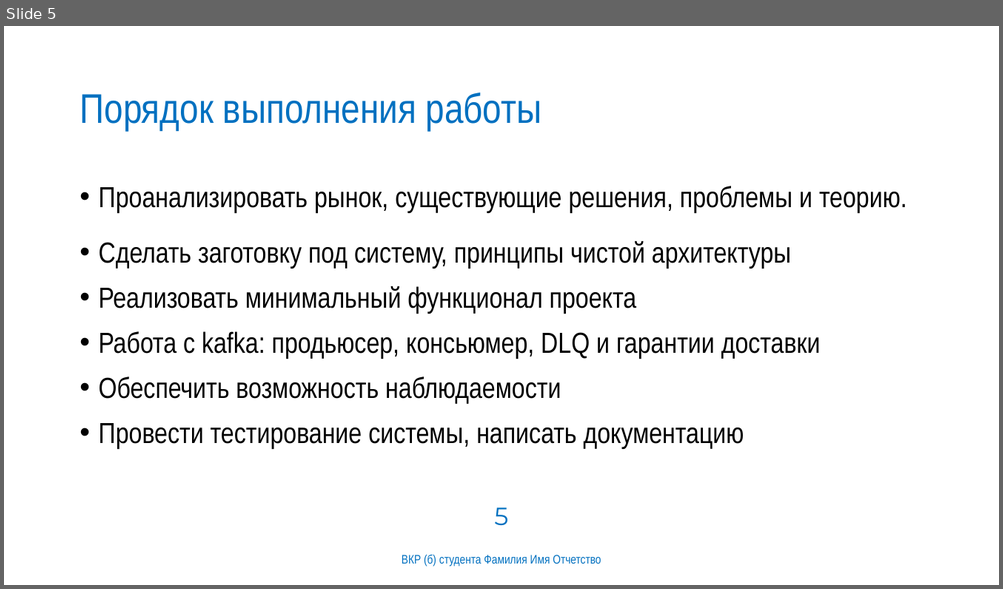
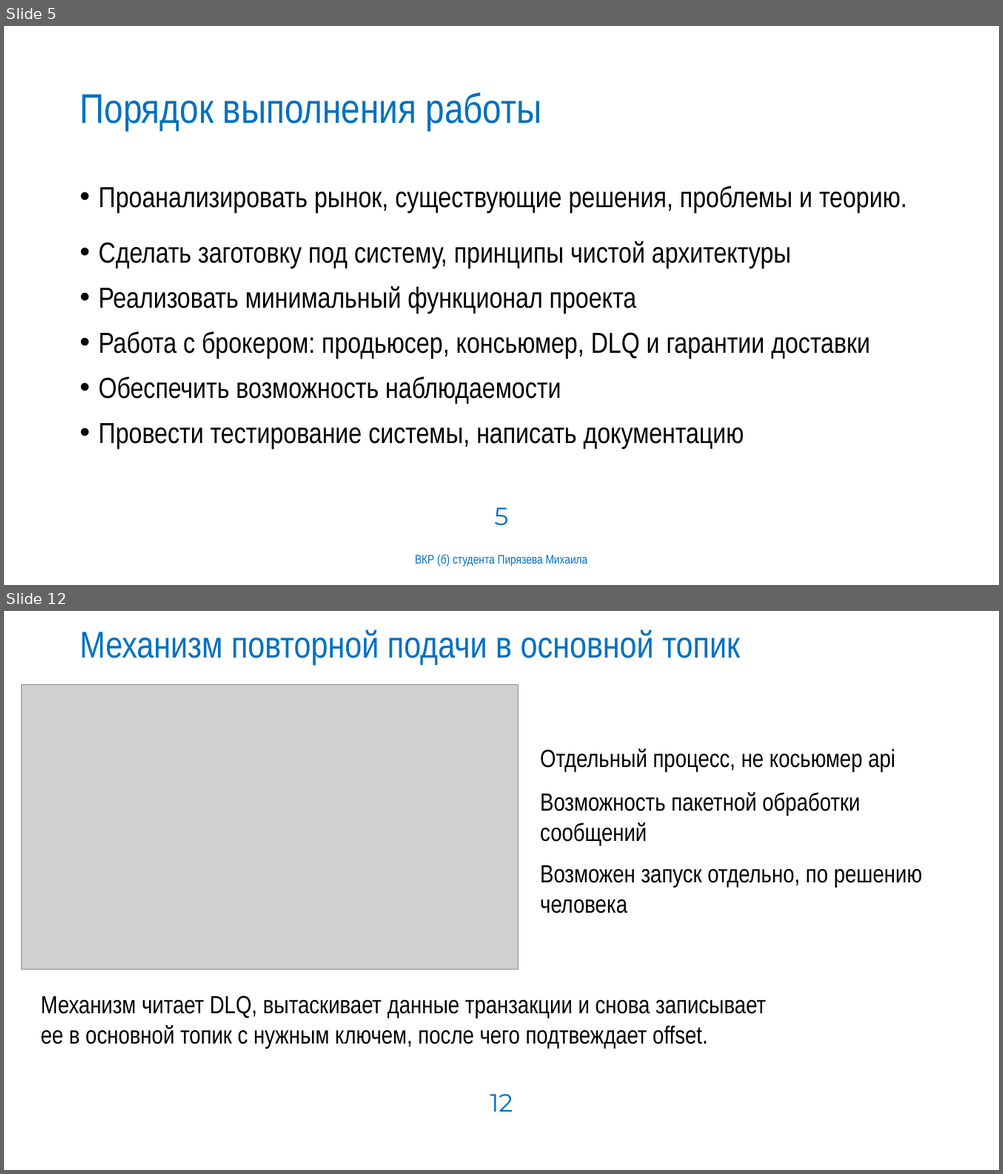
Before and after one commit to MAPiryazev/Diploma, a slide deck: docs/презентация.pptx. Shown one above the other, each under a label of ours: slide 5 before the commit, slides 5 and 12 after it; the slides between them are not shown. The pictures are 1003x589 and 1003x1174 pixels, drawn with LibreOffice and Linux fonts; fonts in the diff are those of the drawing; grey boxes stand for pictures; background and template pictures are left out. Boxes give left, top, right and bottom in pixels: in the first picture for what was removed or moved away, otherwise in the second. Text is boxed around its words. In the diff, an @@ line names an element or a change of style, - is before the commit and + after.

```diff
--- a/docs/презентация.pptx
+++ b/docs/презентация.pptx
@@ slide 12 added at bbox=[4, 611, 999, 1170], background #FFFFFF @@
@@ title added at bbox=[79, 629, 740, 665], 36 pt, text #0070C0 @@
+Механизм повторной подачи в основной топик
@@ picture added at bbox=[21, 684, 518, 969] @@
@@ text added at bbox=[540, 749, 895, 772], 24 pt, text #000000 @@
+Отдельный процесс, не косьюмер api
@@ text added at bbox=[540, 792, 859, 846], 24 pt, text #000000 @@
+Возможность пакетной обработки сообщений
@@ text added at bbox=[540, 866, 922, 914], 24 pt, text #000000 @@
+Возможен запуск отдельно, по решению человека
@@ text added at bbox=[41, 996, 765, 1048], 24 pt, text #000000 @@
+Механизм читает DLQ, вытаскивает данные транзакции и снова записывает ее в основной топик с нужным ключем, после чего подтвеждает offset.
@@ page number added at bbox=[489, 1094, 512, 1112], 24 pt, text #0070C0 @@
+12
@@ slide 5 changed as well @@
@@ text at bbox=[99, 332, 870, 358]: text changed @@
-• Работа с kafka: продьюсер, консьюмер, DLQ и гарантии доставки
+• Работа с брокером: продьюсер, консьюмер, DLQ и гарантии доставки
@@ text at bbox=[415, 554, 588, 567]: text changed @@
-ВКР (б) студента Фамилия Имя Отчетство
+ВКР (б) студента Пирязева Михаила
```
Also in this commit, not shown: 4 other slides changed, 9 other slides added, 12 slides removed, 6 other files.
